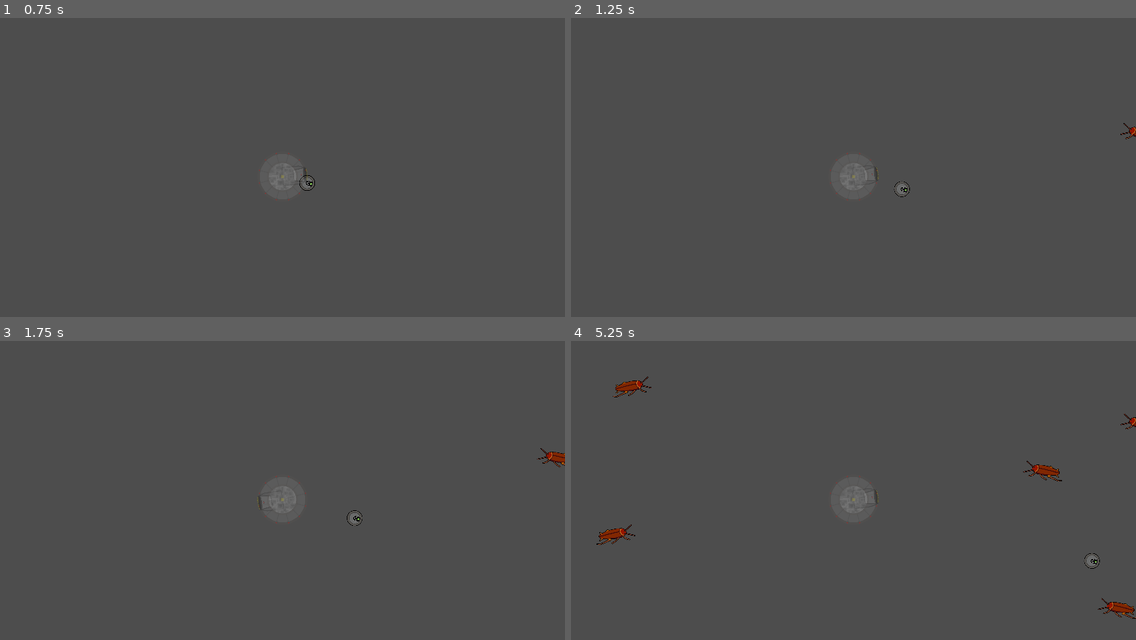
Above: before the commit, frames 1-4 (two rows, left to right).
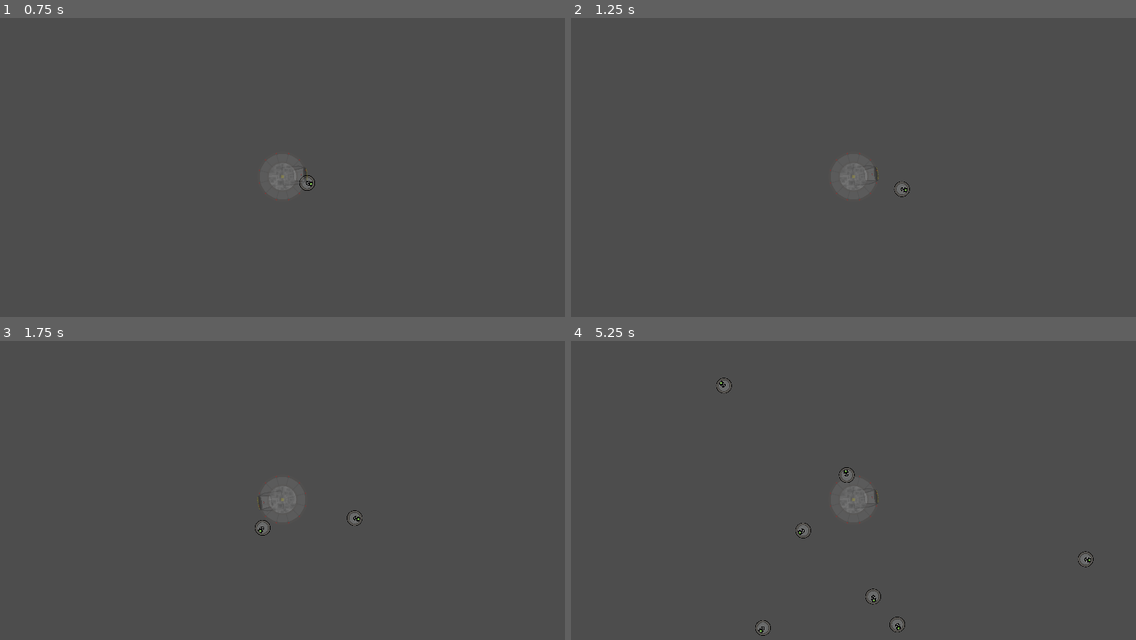
Above: after the commit, the same moments.

Repository: PlainOldNoah/DroneDeployer
Game: Godot game, scene res://main.tscn
Two runs of this game, one before a commit and one after it. Both use one fixed random seed, a clock stepped at 60 frames per second and the inputs below.
Inputs (mouse positions are in pixels of both pictures, inside the frame that each line leads up to):
- Up to frame 1 (0.75 s): tap Enter at 0.5 s; move the mouse to (406, 161) at 0.52 s; press the mouse at (406, 161) at 0.53 s
- Up to frame 2 (1.25 s): no input
- Up to frame 3 (1.75 s): move the mouse to (169, 514) at 1.27 s; release the mouse at (169, 514) at 1.28 s; click (169, 514) at 1.35 s
- Up to frame 4 (5.25 s): move the mouse to (910, 430) at 2.02 s; press the mouse at (910, 430) at 2.03 s; move the mouse to (825, 562) at 2.77 s; release the mouse at (825, 562) at 2.78 s; click (825, 562) at 2.85 s; move the mouse to (1023, 547) at 3.52 s; press the mouse at (1023, 547) at 3.53 s; move the mouse to (684, 451) at 4.27 s; release the mouse at (684, 451) at 4.28 s; click (684, 451) at 4.35 s; move the mouse to (881, 499) at 5.02 s; press the mouse at (881, 499) at 5.03 s

Frame 1 is identical in both runs. In frame 2, less than 0.1% of the frame differs, in the area x 97-100%, y 35-41%; in frame 3, 0.2%; in frame 4, 1.3%, in the area x 4-100%, y 11-99%.

Commit message:
Funky behavior with using areas, may need to revert to characterbody for bouncing

Diff:
--- a/Drone Deployer/drone_core/drone.gd
+++ b/Drone Deployer/drone_core/drone.gd
@@ -1,5 +1,5 @@
 class_name Drone
-extends CharacterBody2D
+extends Area2D
 
 signal state_changed(drone:Drone, new_state:int)
 
@@ -7,13 +7,16 @@
 var state:int = -1
 
 @onready var collision_shape := $CollisionShape2D
+@onready var dir_ray := $RayCast2D
 
 var stats:Dictionary = {
 	"speed":100
 }
 
+var velocity:Vector2 = Vector2()
 var collectable:bool = false
 var home_pos:Vector2 = Vector2.ZERO
+var heading:Vector2 = Vector2()
 
 var acceleration:float = 5.0
 # Knockback
@@ -34,34 +37,20 @@
 
 func _physics_process(delta):
 	handle_movement(delta)
-#	print(kb_velocity)
-#	var collision:KinematicCollision2D
-#	handle_knockback(delta)
+#	handle_rotation(delta)
+
+# Heads towards target_pos by the velocity until point reached
+#func move(delta):
+#	velocity.move_toward(target_pos, delta)
 #
-#	if  kb_velocity.length() > 0.01:
-#		print(kb_velocity.length())
-#		collision = move_and_collide(kb_velocity * delta)
-#	else:
-#		collision = move_and_collide(velocity * delta)
-#
-#	if collision:
-#		handle_collision(collision)
+#	if int(global_position.distance_squared_to(target_pos)) != 0:
+#		global_position += velocity * delta
 
 
 func handle_movement(delta):
-	var collision:KinematicCollision2D = null
-
-	if do_knockback:
-		var lerp_weight:float = kb_recovery * delta
-#		print(kb_velocity.lerp(Vector2.ZERO, lerp_weight))
-#		kb_velocity -= kb_velocity.lerp(Vector2.ZERO, lerp_weight)
-#		collision = move_and_collide(kb_velocity * delta)
-#		velocity -= velocity.lerp(Vector2.ZERO, lerp_weight)
-#	else:
-	collision = move_and_collide(velocity * delta)
-
-	if collision:
-		handle_collision(collision)
+#	print(heading, ", ", velocity, ", ", global_position)
+	velocity.move_toward(heading, delta)
+	global_position += velocity * delta
 
 
 func apply_knockback(dir:Vector2, force:int):
@@ -181,10 +170,39 @@
 
 # Sets the velocity from a provided vector
 func set_velocity_from_vector(vector:Vector2, speed:int=stats.speed):
-	set_velocity(vector.normalized() * speed)
+#	set_velocity(vector.normalized() * speed)
+	velocity = vector.normalized() * speed
 	change_facing_direction()
 
 
 # Sets the home position
 func set_home(home:Node):
 	home_pos = home.get_global_position()
+
+
+func _on_body_entered(body):
+#	set_velocity_from_vector(velocity.bounce(dir_ray.get_collision_normal()))
+#	print(body.name)
+	pass
+
+#L 0,-1
+#B 0,1
+#T 0,-1
+#R 0,1
+
+func _on_body_shape_entered(body_rid, body, body_shape_index, local_shape_index):
+	pass
+	var shape = body.shape_owner_get_owner(body_shape_index).shape
+	var collision_points = $CollisionShape2D.shape.collide_and_get_contacts(global_transform, shape, body.global_transform)
+#
+	var collision_normal = (collision_points[0] - collision_points[1]).normalized()
+
+#	dir_ray.target_position = dir_ray.target_position.bounce(collision_normal)
+	dir_ray.target_position = shape.normal * 500
+	print(shape.normal)
+#	set_velocity_from_vector(dir_ray.target_position)
+	velocity = Vector2.ZERO
+
+
+#	set_velocity_from_vector(velocity.bounce(collision_normal))
+#	set_velocity_from_vector(velocity.bounce(dir_ray.get_collision_normal()))
--- a/Drone Deployer/drone_core/drone.tscn
+++ b/Drone Deployer/drone_core/drone.tscn
@@ -6,7 +6,8 @@
 [sub_resource type="CircleShape2D" id="CircleShape2D_3xr3n"]
 radius = 64.0
 
-[node name="Drone" type="CharacterBody2D"]
+[node name="Drone" type="Area2D"]
+rotation = 1.57079
 scale = Vector2(0.25, 0.25)
 collision_layer = 2
 collision_mask = 7
@@ -17,3 +18,9 @@
 
 [node name="CollisionShape2D" type="CollisionShape2D" parent="."]
 shape = SubResource("CircleShape2D_3xr3n")
+
+[node name="RayCast2D" type="RayCast2D" parent="."]
+target_position = Vector2(0, -500)
+
+[connection signal="body_entered" from="." to="." method="_on_body_entered"]
+[connection signal="body_shape_entered" from="." to="." method="_on_body_shape_entered"]
--- a/Drone Deployer/main.gd
+++ b/Drone Deployer/main.gd
@@ -1,5 +1,5 @@
 extends Node
 
 func _ready():
-	for i in 1:
+	for i in 12:
 		DroneManager.create_new_drone()
--- a/Drone Deployer/ui/gameboard.gd
+++ b/Drone Deployer/ui/gameboard.gd
@@ -6,8 +6,10 @@
 
 @onready var top_bound := $MapBounds/Top
 @onready var bottom_bound := $MapBounds/Bottom
-@onready var left_bound := $MapBounds/Left
-@onready var right_bound := $MapBounds/Right
+#@onready var left_bound := $MapBounds/Left
+#@onready var right_bound := $MapBounds/Right
+@onready var left_bound := $StaticBody2D/Left
+@onready var right_bound := $StaticBody2D/Right
 
 @export var dist_outside_screen:int = 20
 
--- a/Drone Deployer/ui/gameboard.tscn
+++ b/Drone Deployer/ui/gameboard.tscn
@@ -42,23 +42,51 @@
 [node name="MapBounds" type="StaticBody2D" parent="."]
 
 [node name="Top" type="CollisionShape2D" parent="MapBounds"]
+position = Vector2(566, 18)
 rotation = -3.14159
 shape = SubResource("WorldBoundaryShape2D_ceo3k")
 
 [node name="Bottom" type="CollisionShape2D" parent="MapBounds"]
+position = Vector2(576, 626)
+rotation = -12.5664
 shape = SubResource("WorldBoundaryShape2D_ceo3k")
 
-[node name="Left" type="CollisionShape2D" parent="MapBounds"]
+[node name="StaticBody2D" type="StaticBody2D" parent="."]
+
+[node name="Left" type="CollisionShape2D" parent="StaticBody2D"]
+position = Vector2(12, 314)
 rotation = 1.57079
 shape = SubResource("WorldBoundaryShape2D_ceo3k")
 
-[node name="Right" type="CollisionShape2D" parent="MapBounds"]
+[node name="Right" type="CollisionShape2D" parent="StaticBody2D"]
+position = Vector2(1130, 300)
 rotation = -1.57079
+shape = SubResource("WorldBoundaryShape2D_ceo3k")
+
+[node name="StaticBody2D2" type="StaticBody2D" parent="."]
+
+[node name="Left" type="CollisionShape2D" parent="StaticBody2D2"]
+position = Vector2(46, 329)
+rotation = 1.57079
+shape = SubResource("WorldBoundaryShape2D_ceo3k")
+
+[node name="Right" type="CollisionShape2D" parent="StaticBody2D2"]
+position = Vector2(576, 45)
+rotation = -3.14159
+shape = SubResource("WorldBoundaryShape2D_ceo3k")
+
+[node name="Right2" type="CollisionShape2D" parent="StaticBody2D2"]
+position = Vector2(1065, 317)
+rotation = -7.85397
+shape = SubResource("WorldBoundaryShape2D_ceo3k")
+
+[node name="Right3" type="CollisionShape2D" parent="StaticBody2D2"]
+position = Vector2(580, 601)
+rotation = -6.28318
 shape = SubResource("WorldBoundaryShape2D_ceo3k")
 
 [node name="LevelObjects" type="Node2D" parent="."]
 
 [node name="EnemySpawnClock" type="Timer" parent="."]
-autostart = true
 
 [connection signal="timeout" from="EnemySpawnClock" to="." method="_on_enemy_spawn_clock_timeout"]
